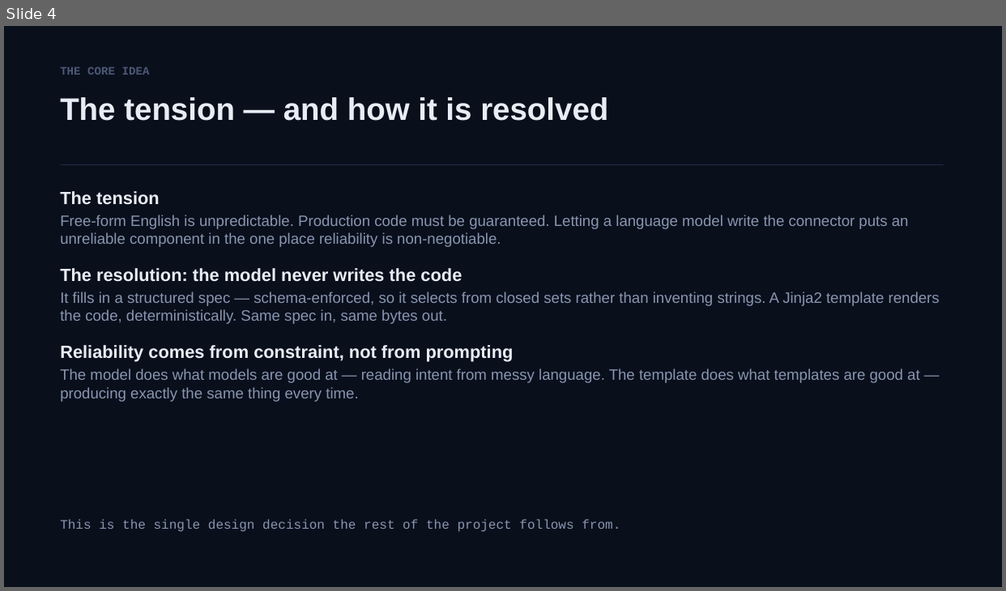
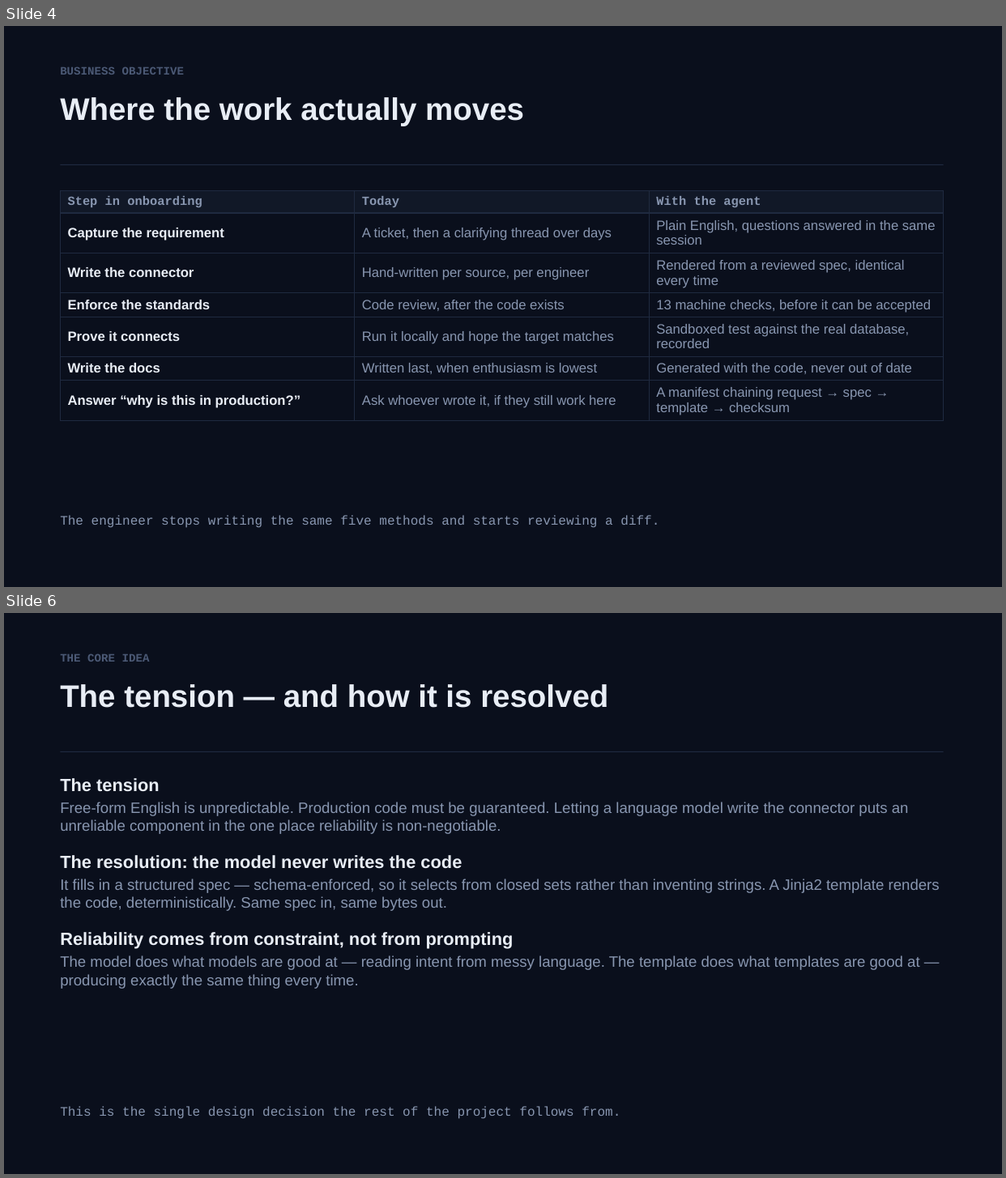
Before and after one commit to SKRejaulKarim04/data-source-onboarding-agent, a slide deck: docs/Data-Source-Onboarding-Agent.pptx. Shown one above the other, each under a label of ours: slide 4 before the commit, slides 4 and 6 after it; the slides between them are not shown. The pictures are 1006x591 and 1006x1178 pixels, drawn with LibreOffice and Linux fonts; fonts in the diff are those of the drawing. Boxes give left, top, right and bottom in pixels: in the first picture for what was removed or moved away, otherwise in the second. Text is boxed around its words. In the diff, an @@ line names an element or a change of style, - is before the commit and + after.

```diff
--- a/docs/Data-Source-Onboarding-Agent.pptx
+++ b/docs/Data-Source-Onboarding-Agent.pptx
@@ slide 4 added at (4, 26, 1002, 587), background #FFFFFF @@
@@ rectangle added at (4, 26, 1002, 587), fill #0A0F1C @@
@@ text added at (60, 67, 184, 75), 11 pt, text #4B5975, bold @@
+BUSINESS OBJECTIVE
@@ text added at (60, 97, 524, 126), 30 pt, text #E8EDF5, bold @@
+Where the work actually moves
@@ rectangle added at (60, 165, 944, 165), fill #1F2A40 @@
@@ table added at (60, 190, 943, 419), 7 rows, 3 columns @@
+Step in onboarding | Today | With the agent
+Capture the requirement | A ticket, then a clarifying thread over days | Plain English, questions answered in the same session
+Write the connector | Hand-written per source, per engineer | Rendered from a reviewed spec, identical every time
+Enforce the standards | Code review, after the code exists | 13 machine checks, before it can be accepted
+Prove it connects | Run it locally and hope the target matches | Sandboxed test against the real database, recorded
+Write the docs | Written last, when enthusiasm is lowest | Generated with the code, never out of date
+Answer “why is this in production?” | Ask whoever wrote it, if they still work here | A manifest chaining request → spec → template → checksum
@@ text added at (60, 515, 659, 528), 12.5 pt, text #8896B0 @@
+The engineer stops writing the same five methods and starts reviewing a diff.
@@ what was slide 4 is now slide 6 @@
```
Also in this commit, not shown: 2 other slides added, 1 slide removed, 1 other file.
